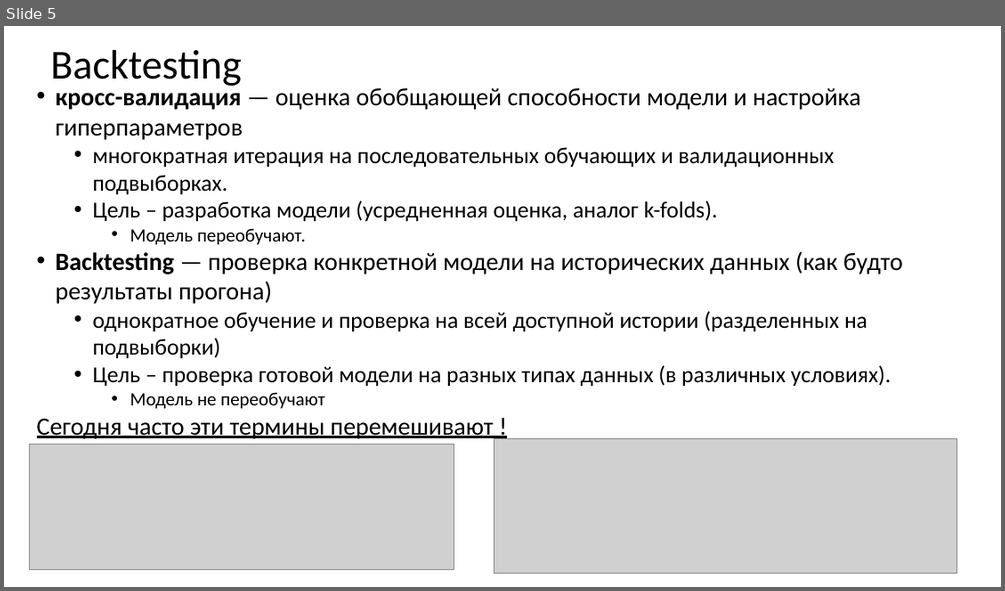
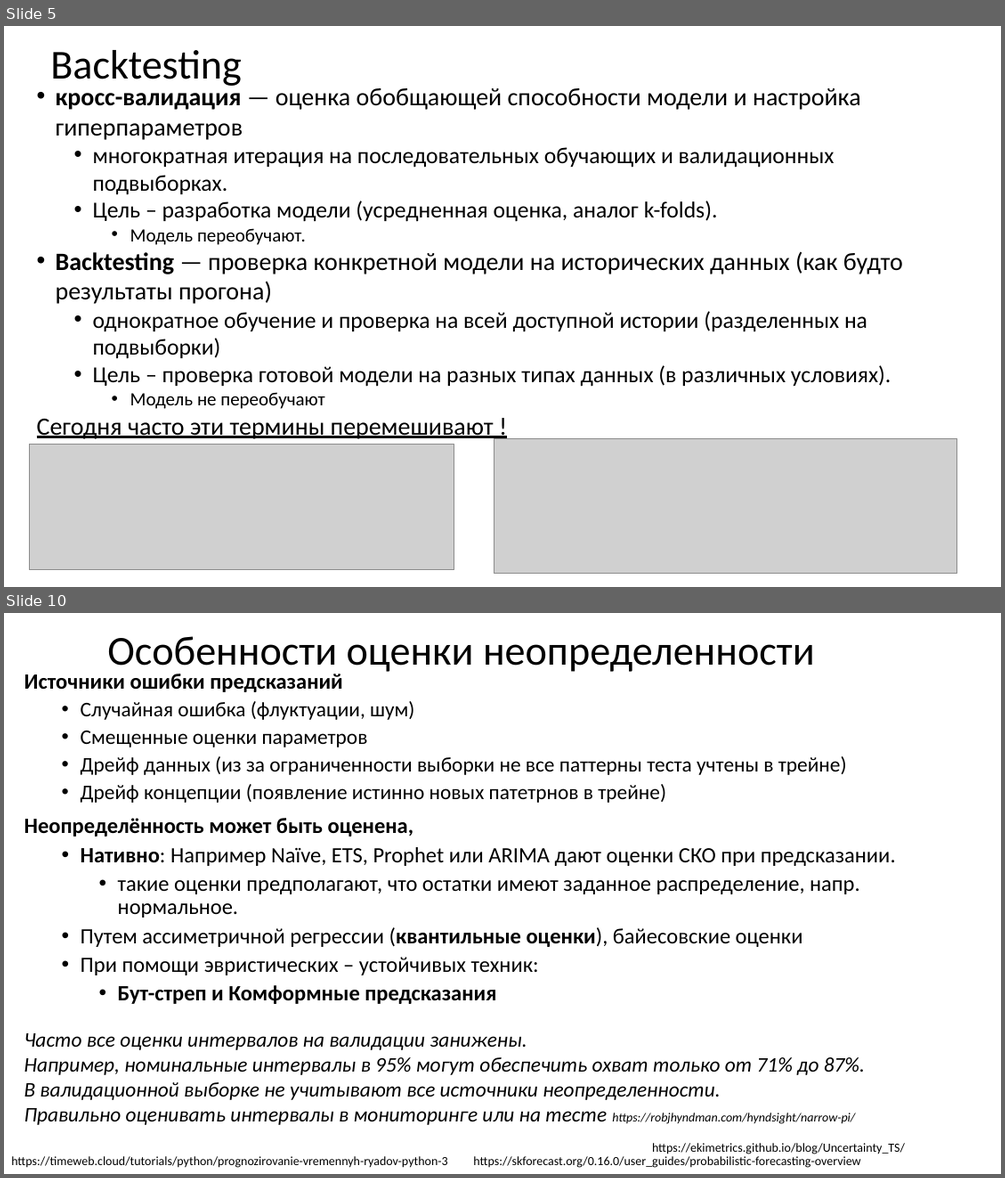
Before and after one commit to MVRonkin/TimeSeriesCourse, a slide deck: 2025/04-2 Оценка качества предсказаний ВР.pptx. Shown one above the other, each under a label of ours: slide 5 before the commit, slides 5 and 10 after it; the slides between them are not shown. The pictures are 1005x591 and 1005x1178 pixels, drawn with LibreOffice and Linux fonts; fonts in the diff are those of the drawing; grey boxes stand for pictures. Boxes give left, top, right and bottom in pixels: in the first picture for what was removed or moved away, otherwise in the second. Text is boxed around its words. In the diff, an @@ line names an element or a change of style, - is before the commit and + after.

```diff
--- a/2025/04-2 Оценка качества предсказаний ВР.pptx
+++ b/2025/04-2 Оценка качества предсказаний ВР.pptx
@@ slide 10 added at (x1=4, y1=613, x2=1001, y2=1174), background #FFFFFF @@
@@ title added at (x1=107, y1=636, x2=815, y2=675), 39.6 pt, text #000000 @@
+Особенности оценки неопределенности
@@ text added at (x1=24, y1=674, x2=896, y2=1004), 21 pt, text #000000 @@
+Источники ошибки предсказаний
+  • Случайная ошибка (флуктуации, шум)
+  • Смещенные оценки параметров
+  • Дрейф данных (из за ограниченности выборки не все паттерны теста учтены в трейне)
+  • Дрейф концепции (появление истинно новых патетрнов в трейне)
+Неопределённость может быть оценена,
+  • Нативно: Например Naïve, ETS, Prophet или ARIMA дают оценки СКО при предсказании.
+    • такие оценки предполагают, что остатки имеют заданное распределение, напр. нормальное.
+  • Путем ассиметричной регрессии (квантильные оценки), байесовские оценки
+  • При помощи эвристических – устойчивых техник:
+    • Бут-стреп и Комформные предсказания
@@ text added at (x1=24, y1=1033, x2=865, y2=1125), 20 pt, text #000000, italic @@
+Часто все оценки интервалов на валидации занижены.
+Например, номинальные интервалы в 95% могут обеспечить охват только от 71% до 87%.
+В валидационной выборке не учитывают все источники неопределенности.
+Правильно оценивать интервалы в мониторинге или на тесте https://robjhyndman.com/hyndsight/narrow-pi/
@@ text added at (x1=652, y1=1143, x2=905, y2=1154), 12 pt, text #000000 @@
+https://ekimetrics.github.io/blog/Uncertainty_TS/
@@ text added at (x1=11, y1=1156, x2=447, y2=1167), 12 pt, text #000000 @@
+https://timeweb.cloud/tutorials/python/prognozirovanie-vremennyh-ryadov-python-3
@@ text added at (x1=473, y1=1156, x2=860, y2=1167), 12 pt, text #000000 @@
+https://skforecast.org/0.16.0/user_guides/probabilistic-forecasting-overview
```
Also in this commit, not shown: 5 slides changed, 3 other slides added.
